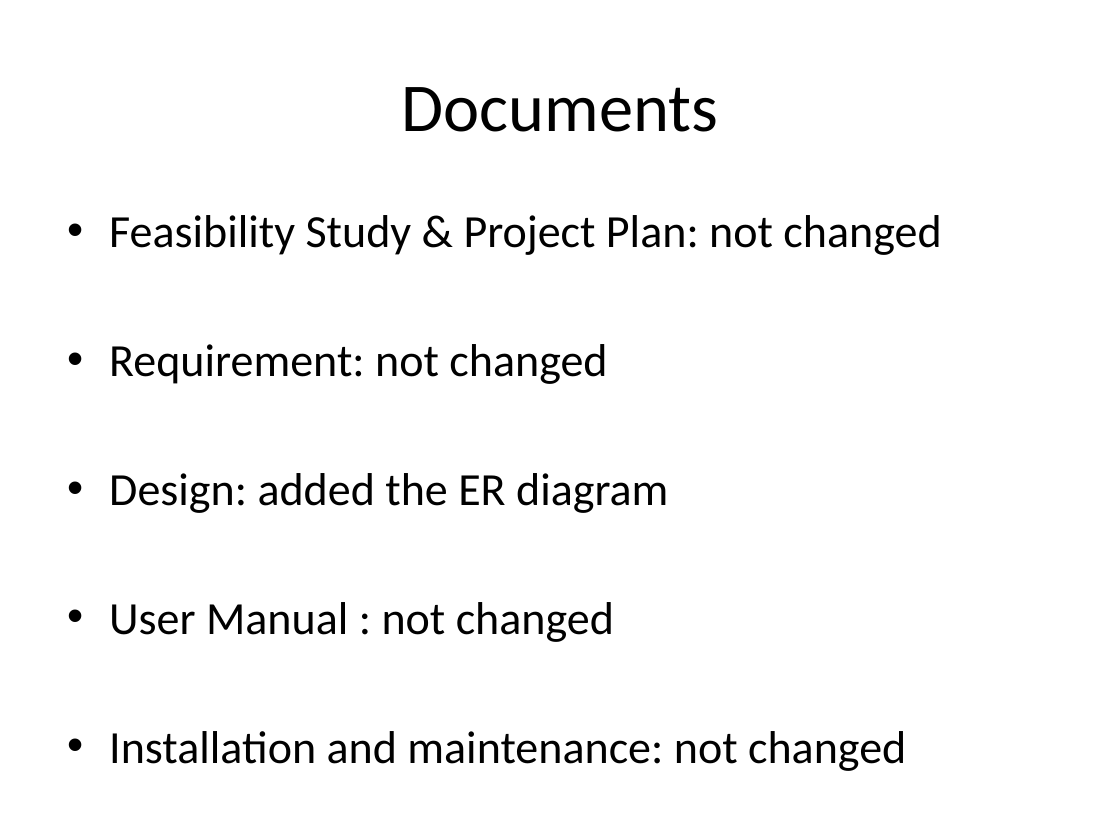
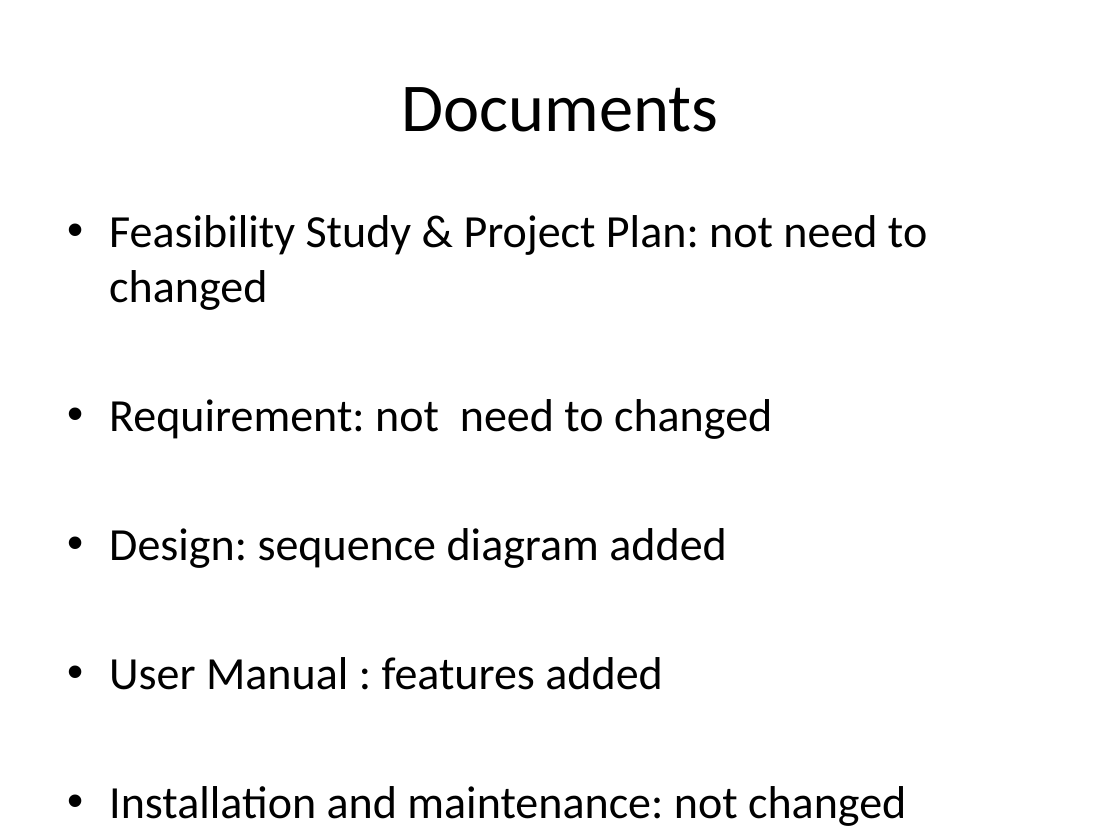
Before and after one commit to FIU-SCIS-Senior-Project-2015-Spring/Designer-Drugs-Database-App, a slide deck: slide 5 of Presentation Slides/Presentation 3.pptx (slide 7 before the commit). Drawn at 1120x840 pixels with LibreOffice and Linux fonts; fonts in the diff are those of the drawing. Boxes give left, top, right and bottom in pixels: in the first picture for what was removed or moved away, otherwise in the second. Text is boxed around its words. In the diff, an @@ line names an element or a change of style, - is before the commit and + after.

Commit message:
user manual update, presentation update, sql update

```diff
--- a/Presentation Slides/Presentation 3.pptx
+++ b/Presentation Slides/Presentation 3.pptx
@@ text at [109,215,927,690]: text changed @@
-• Feasibility Study & Project Plan: not changed
-• Requirement: not changed
-• Design: added the ER diagram
-• User Manual : not changed
+• Feasibility Study & Project Plan: not need to changed
+• Requirement: not need to changed
+• Design: sequence diagram added
+• User Manual : features added
```
Also in this commit, not shown: 1 other slide changed, 3 slides added, 3 slides removed, 1 other file.
